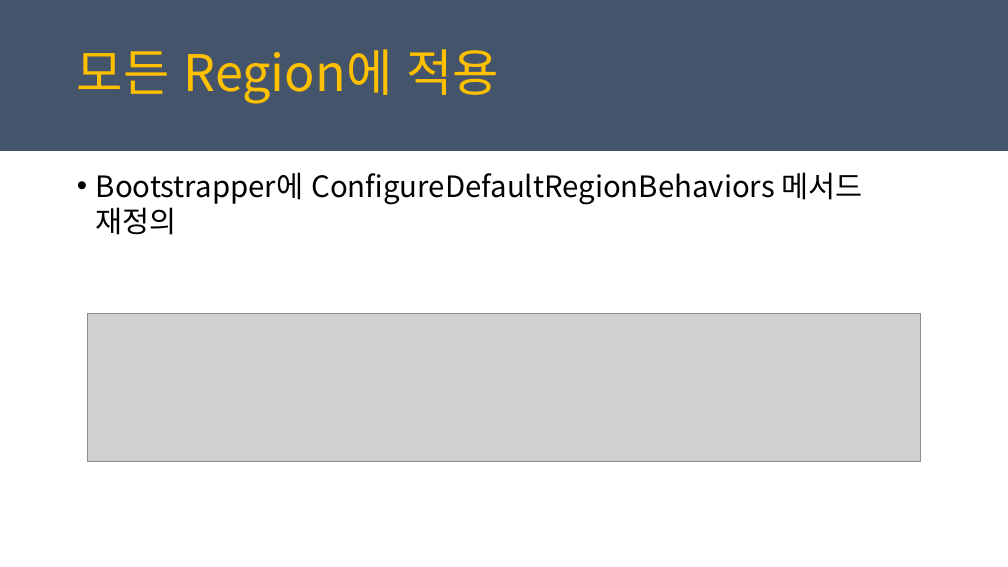
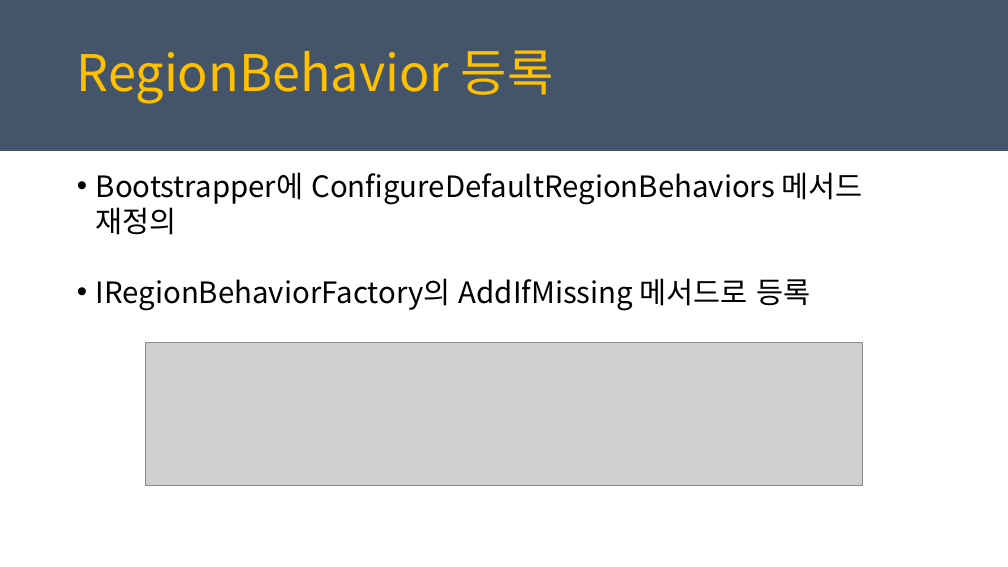
Before and after one commit to juniair/Summary-PPT, a slide deck: slide 48 of PRISM_최종.pptx (slide 24 before the commit). Drawn at 1008x567 pixels with LibreOffice and Linux fonts; fonts in the diff are those of the drawing; grey boxes stand for pictures. Boxes give left, top, right and bottom in pixels: in the first picture for what was removed or moved away, otherwise in the second. Text is boxed around its words. In the diff, an @@ line names an element or a change of style, - is before the commit and + after.

```diff
--- a/PRISM_최종.pptx
+++ b/PRISM_최종.pptx
@@ text at (77,50,554,104): text changed @@
-모든 Region에 적용
+RegionBehavior 등록
@@ text at (96,278,810,311): paragraph added @@
+• IRegionBehaviorFactory의 AddIfMissing 메서드로 등록
@@ picture: place and size @@
-picture at (88,313,921,462)
+picture at (146,343,862,486)
```
Also in this commit, not shown: 6 other slides changed, 28 slides added, 3 slides removed, 3 other files.
